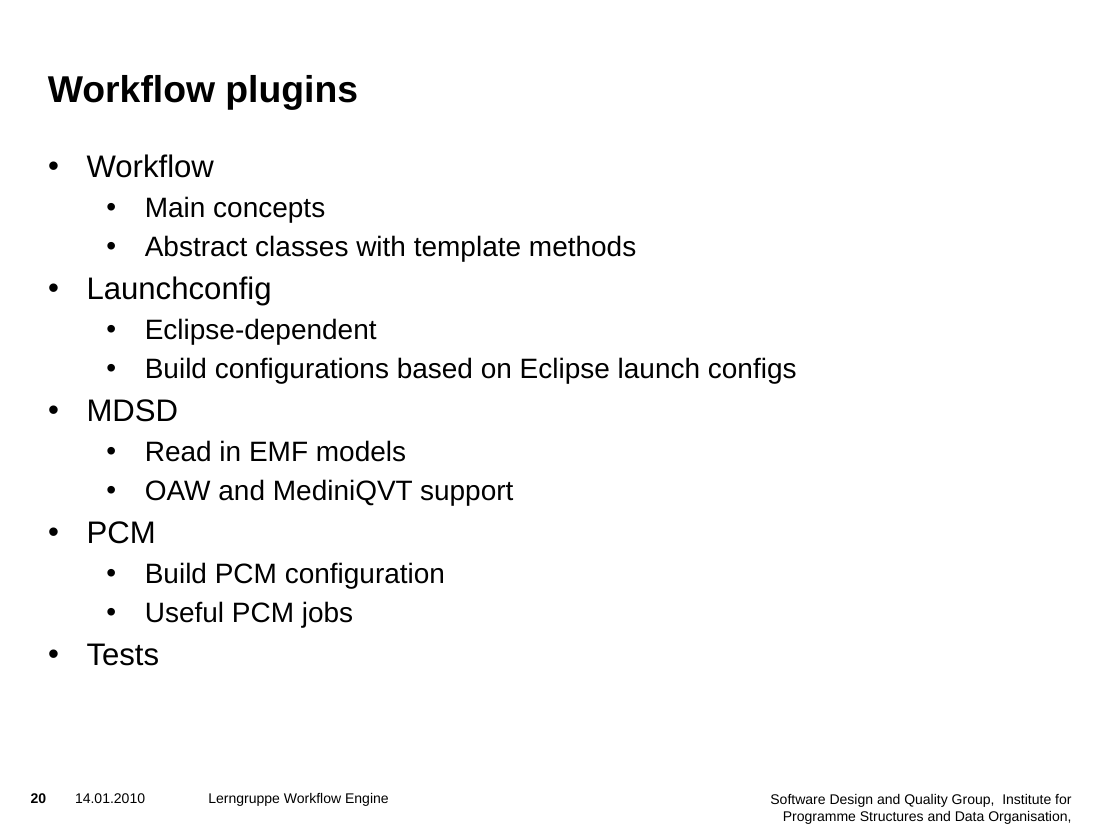
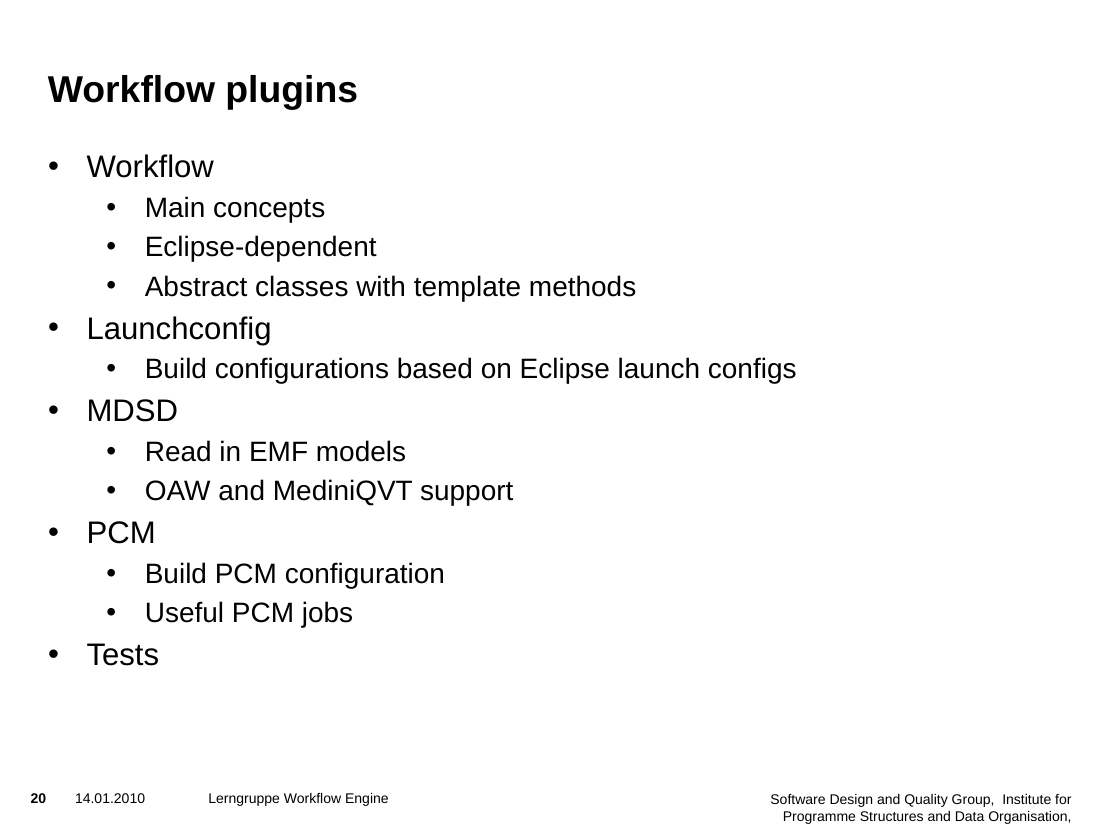
Before and after one commit to PalladioSimulator/Palladio-Supporting-WorkflowEngine, a slide deck: slide 20 of doc/sdq workflow.pptx. Drawn at 1120x840 pixels with LibreOffice and Linux fonts; fonts in the diff are those of the drawing; background and template pictures are left out. Boxes give left, top, right and bottom in pixels: in the first picture for what was removed or moved away, otherwise in the second. Text is boxed around its words. In the diff, an @@ line names an element or a change of style, - is before the commit and + after.

```diff
--- a/doc/sdq workflow.pptx
+++ b/doc/sdq workflow.pptx
@@ text at <box>145,235,377,262</box>: paragraph added @@
+  • Eclipse-dependent
@@ text at <box>145,318,377,344</box>: paragraph removed @@
-  • Eclipse-dependent
```
Also in this commit, not shown: 3 other slides changed.
